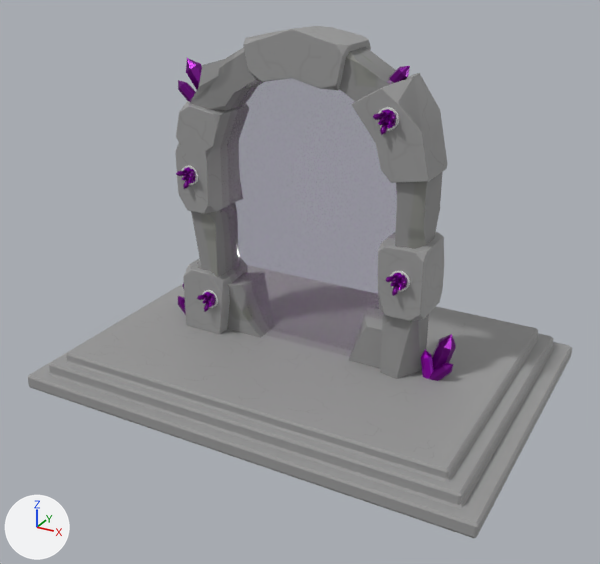
An edit to the Blender file Portal.blend, drawn before and after from the same camera.
Both versions are drawn from a 50 mm lens placed at (4.35, -7.81, 5.83), pointed at (0.06, -0.01, 1.93). Arrows for +X, +Y and +Z are at lower left; the lights stay in place. The older version comes first.

In view in the first picture: 'ArchOverlayRocks', 'PortalInside', 'RockArch', 'StairBase' and 18 more.
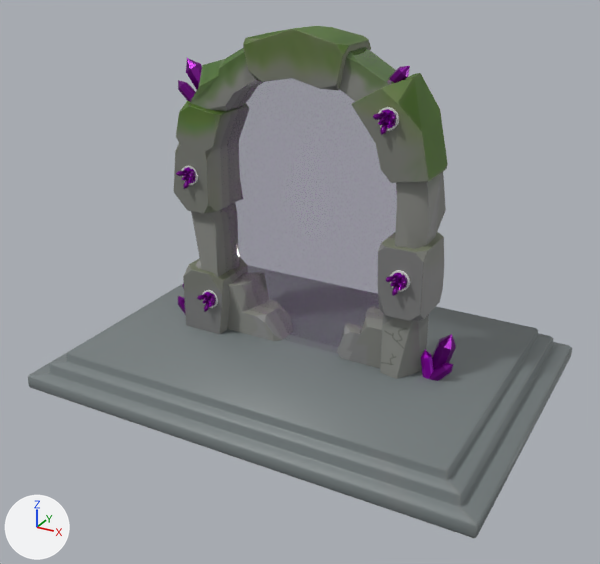
Location of each change, (x1, y1, x2, y2) in pixels of the pictures (600 x 564 px; the box of a moved part takes in the faces that stretch with it):
'StairBase', surface changed, shading changed: (28, 284, 572, 538) in both
'ArchOverlayRocks', surface changed, reshaped, moved, turned, rescaled (darker): before (175, 26, 447, 334); after (174, 26, 448, 334)
'RockArch', reshaped: before (190, 47, 442, 379); after (190, 47, 446, 379)
part 1 of me_plane_001, added: after (242, 300, 283, 341)
part 2 of me_plane_001, built on: before (349, 316, 383, 358); after (337, 317, 383, 360)
part 3 of me_plane_001, moved or reshaped: before (407, 172, 442, 249); after (407, 172, 446, 249)
part 4 of me_plane_001, surface changed: (190, 47, 442, 379) in both
part 5 of me_plane_002, moved or reshaped: (243, 26, 371, 90) in both
part 6 of me_plane_002, added: after (174, 101, 231, 214)
part 7 of me_plane_002, added: after (351, 73, 448, 183)
part 8 of me_plane_002, added: after (377, 232, 444, 321)
part 9 of me_plane_002, added: after (183, 258, 232, 334)
part 10 of me_plane_002, deleted: before (175, 101, 231, 214)
part 11 of me_plane_002, deleted: before (352, 73, 447, 183)
part 12 of me_plane_002, deleted: before (378, 232, 444, 321)
part 13 of me_plane_002, deleted: before (183, 258, 232, 334)

Diff of the bpy script that builds the scene:
```diff
--- a/Portal.blend.py
+++ b/Portal.blend.py
@@ mat_rock1 @@
 mat_rock1 = principled_material('Rock1')
-mat_rock1.texture = img_layeredrock
+mat_rock1.texture = img_untitled
 mat_rock1.roughness = 0.48
@@ me_plane_001 @@
 # used by ob_rockarch; location = (0.0, 0.0, 2.0); rotation_euler = (1.571, 0.0, 0.0), in degrees (90, 0, 0); scale = (1.11, 0.988, 1.11)
-me_plane_001.from_pydata(...)  # 159 vertices, 116 faces; spans x -1.36..1.36, y -1.01..2.72, z -0.57..0.05
+me_plane_001.from_pydata(...)  # 182 vertices, 134 faces; spans x -1.36..1.42, y -1.01..2.72, z -0.57..0.05
+# me_plane_001 part 1: 13 vertices added at x -1.0..-0.26, y -1.01..-0.62, z -0.48..-0.08
+# me_plane_001 part 2: 1 vertex moved from x 0.73, y -0.41, z -0.16 to x 0.74, y -0.42, z -0.17; 10 vertices added at x 0.42..0.61, y -1.0..-0.58, z -0.39..-0.08
+# me_plane_001 part 3: 2 vertices moved from x 1.36, y 0.81..0.92, z -0.47..-0.05 to x 1.42, y 0.85..0.92, z -0.47..-0.07
+# me_plane_001 part 4: 112 kept faces spanning x -1.36..1.42, y -1.01..2.72, z -0.57..0.05 get new texture (UV) coordinates
 me_plane_001.materials.append(mat_rock2)
@@ me_plane_002 @@
 # used by ob_archoverlayrocks; location = (0.0, 0.0, 2.0); rotation_euler = (1.571, 0.0, 0.0), in degrees (90, 0, 0); scale = (1.11, 0.988, 1.11)
-me_plane_002.from_pydata(...)  # 135 vertices, 83 faces; spans x -1.43..1.43, y -1.01..2.82, z -0.55..0.1
-me_plane_002.materials.append(mat_rock1)  # picture img_layeredrock
+me_plane_002.from_pydata(...)  # 135 vertices, 83 faces; spans x -1.65..1.58, y -0.11..0.61, z 1.0..4.78
+# me_plane_002 part 5: the loose piece of 31 vertices spanning x -0.55..0.55, y 2.21..2.82, z -0.55..0.08 is multiplied about its middle by the matrix ((1.11, 0.0, 0.0), (0.0, 0.0, -1.11), (0.0, 0.988, 0.0)), then moved by (0.0, -2.25, 4.72), in mat_material_001 (picture img_overlayrocks)
+# me_plane_002 part 6: a new loose piece of 37 vertices spanning x -1.65..-0.95, y -0.11..0.61, z 2.58..3.88, in mat_material_001 (picture img_overlayrocks)
+# me_plane_002 part 7: a new loose piece of 27 vertices spanning x 0.69..1.58, y -0.09..0.61, z 3.31..4.37, in mat_material_001 (picture img_overlayrocks)
+# me_plane_002 part 8: a new loose piece of 24 vertices spanning x 1.05..1.58, y -0.09..0.61, z 1.79..2.61, in mat_material_001 (picture img_overlayrocks)
+# me_plane_002 part 9: a new loose piece of 16 vertices spanning x -1.58..-0.98, y -0.1..0.61, z 1.0..1.81, in mat_material_001 (picture img_overlayrocks)
+# me_plane_002 part 10: the loose piece of 37 vertices spanning x -1.43..-0.86, y 0.59..1.91, z -0.55..0.1 is deleted
+# me_plane_002 part 11: the loose piece of 27 vertices spanning x 0.62..1.42, y 1.33..2.4, z -0.55..0.08 is deleted
+# me_plane_002 part 12: the loose piece of 24 vertices spanning x 0.95..1.43, y -0.21..0.61, z -0.55..0.08 is deleted
+# me_plane_002 part 13: the loose piece of 16 vertices spanning x -1.42..-0.88, y -1.01..-0.19, z -0.55..0.09 is deleted
+me_plane_002.materials.append(mat_material_001)  # picture img_overlayrocks
@@ me_plane_004 @@
 me_plane_004.from_pydata(...)  # 88 vertices, 90 faces; spans x -1.17..1.17, y -1.17..1.17, z -0.16..0.0
 # used by ob_stairbase; location = (0.0, 0.32, 1.0); scale = (2.43, 1.71, 2.86)
+# me_plane_004 part 14: all faces are now shaded smooth (90 of 90 changed)
 me_plane_004.materials.append(mat_rock1)
@@ ob_archoverlayrocks @@
 ob_archoverlayrocks = bpy.data.objects.new('ArchOverlayRocks', me_plane_002)
-ob_archoverlayrocks.location = (0.0, 0.0, 2.0)
-ob_archoverlayrocks.rotation_euler = (1.571, 0.0, 0.0)  # degrees (90, 0, 0)
-ob_archoverlayrocks.scale = (1.11, 0.988, 1.11)
+ob_archoverlayrocks.location = (0.0, 0.0, 0.0)
 _m = ob_archoverlayrocks.modifiers.new('Bevel', 'BEVEL')
```
